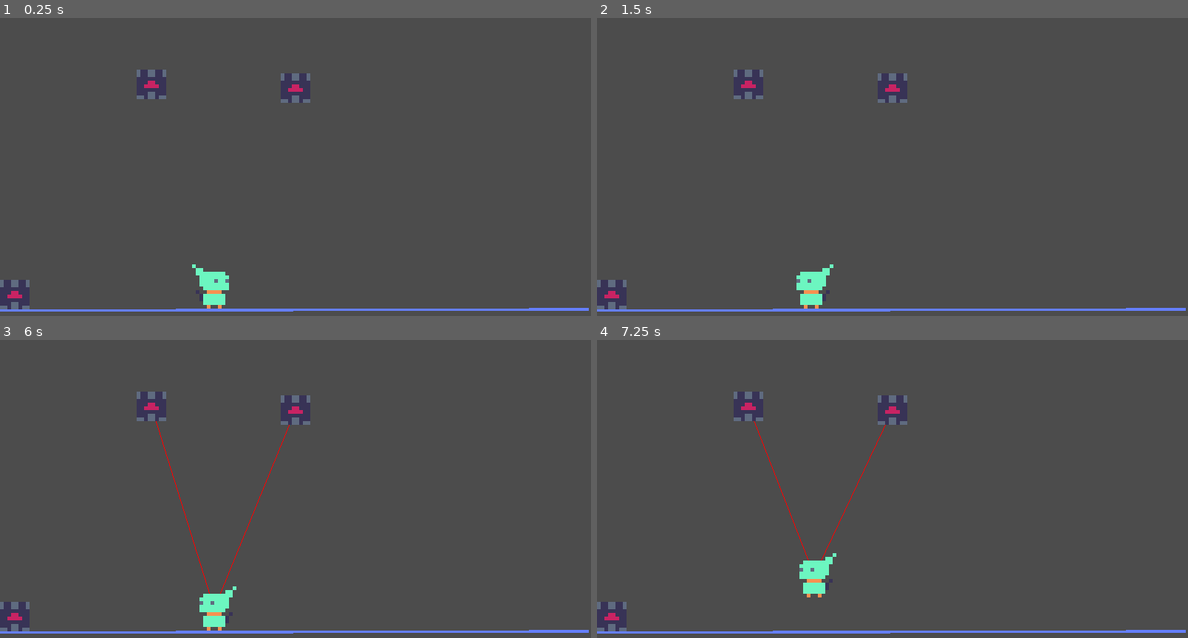
Above: before the commit, frames 1-4 (two rows, left to right).
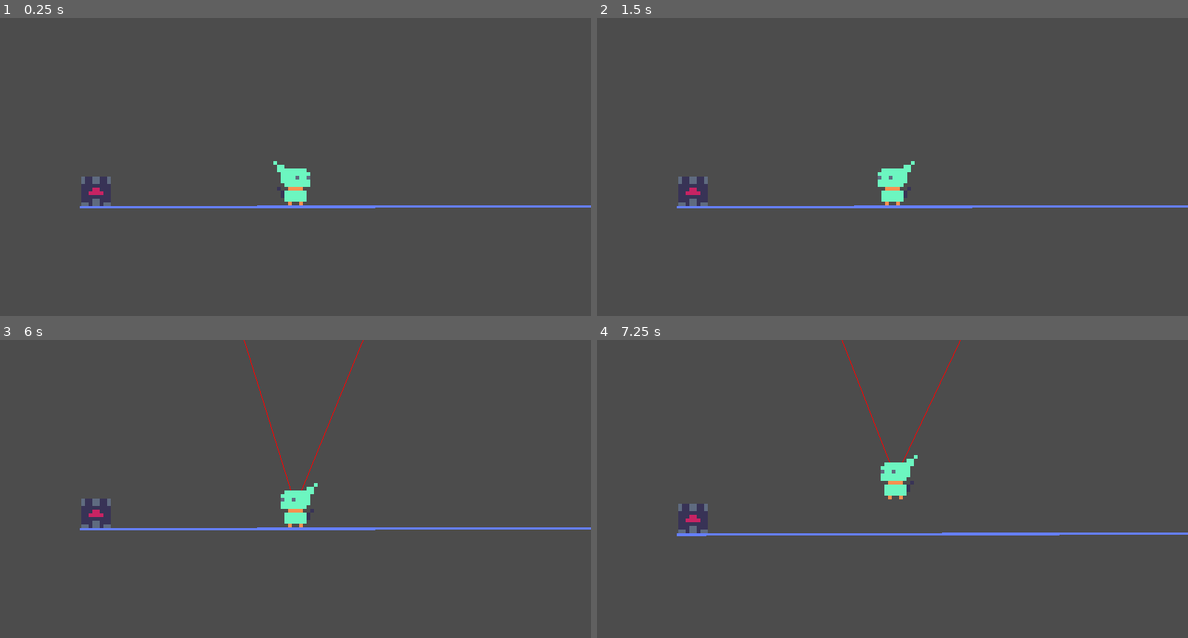
Above: after the commit, the same moments.

Repository: voithos/elfin
Game: Godot game, scene res://scenes/levels/level1.tscn
The game is run twice, just before and just after one commit, with the same random seed, the same clock (stepped at 60 frames per second) and the same inputs.
Inputs (mouse positions are in pixels of both pictures, inside the frame that each line leads up to):
- Up to frame 1 (0.25 s): no input
- Up to frame 2 (1.5 s): tap Enter at 0.5 s; move the mouse to (1022, 167) at 0.52 s; press the mouse at (1022, 167) at 0.53 s; tap Space at 0.77, 1.25 s; move the mouse to (774, 199) at 1.27 s; release the mouse at (774, 199) at 1.28 s; right-click (774, 199) at 1.35 s
- Up to frame 3 (6 s): tap Space at 1.52, 2.75, 3.02, 3.77, 4.25, 4.52 s; tap Enter at 2, 3.5 s; move the mouse to (354, 432) at 2.02 s; press the mouse at (354, 432) at 2.03 s; move the mouse to (265, 572) at 2.77 s; release the mouse at (265, 572) at 2.78 s; right-click (265, 572) at 2.85 s; move the mouse to (472, 554) at 3.52 s; press the mouse at (472, 554) at 3.53 s; move the mouse to (118, 456) at 4.27 s; release the mouse at (118, 456) at 4.28 s; right-click (118, 456) at 4.35 s; move the mouse to (325, 506) at 5.02 s; press the mouse at (325, 506) at 5.03 s; move the mouse to (206, 423) at 5.77 s; release the mouse at (206, 423) at 5.78 s; right-click (206, 423) at 5.85 s
- Up to frame 4 (7.25 s): tap Space at 6.02, 6.77 s; move the mouse to (1022, 489) at 6.52 s; press the mouse at (1022, 489) at 6.53 s

The runs differ from the first frame. In frame 1, 4.6% of the frame differs, in the area x 0-100%, y 17-99%; in frame 2, 4.6%; in frame 3, 4.8%, in the area x 0-100%, y 0-99%; in frame 4, 4.8%.

Commit message:
Add camera.

Diff:
--- a/scenes/player.gd
+++ b/scenes/player.gd
@@ -6,6 +6,7 @@
 
 onready var sprite = get_node("sprite")
 onready var rays = get_node("rays")
+onready var camera = get_node("camera")
 
 onready var nearby_attractors = []
 
--- a/scenes/player.tscn
+++ b/scenes/player.tscn
@@ -1,15 +1,16 @@
-[gd_scene load_steps=5 format=2]
+[gd_scene load_steps=6 format=2]
 
 [ext_resource path="res://scenes/player.gd" type="Script" id=1]
 [ext_resource path="res://scenes/rays.gd" type="Script" id=2]
 [ext_resource path="res://assets/player.png" type="Texture" id=3]
+[ext_resource path="res://scenes/player_camera.tscn" type="PackedScene" id=4]
 
 [sub_resource type="RectangleShape2D" id=1]
 
 custom_solver_bias = 0.0
 extents = Vector2( 12, 15 )
 
-[node name="player" type="RigidBody2D" index="0"]
+[node name="player" type="RigidBody2D"]
 
 input_pickable = false
 collision_layer = 1
@@ -48,3 +49,5 @@
 position = Vector2( 0, 3 )
 shape = SubResource( 1 )
 _sections_unfolded = [ "Transform" ]
+
+[node name="camera" parent="." index="3" instance=ExtResource( 4 )]
--- /dev/null
+++ b/scenes/player_camera.gd
@@ -0,0 +1,69 @@
+extends Camera2D
+
+# An extended camera that supports shaking.
+# Taken and modified from https://godotengine.org/qa/438/camera2d-screen-shake-extension?show=438#q438
+
+var _shaking = false
+var _duration = 0.0
+var _stopwatch = 0.0
+var _period = 0.0
+var _amplitude = 0.0
+var _shake_trigger_accumulator = 0
+var _previous_x = 0.0
+var _previous_y = 0.0
+var _previous_offset = Vector2(0, 0)
+
+func _ready():
+	add_to_group("camera")
+
+func _process(delta):
+	if not _shaking:
+		return
+
+	_shake_trigger_accumulator += delta
+	# Only shake once per period.
+	# This loop usually only runs once on any given frame, but
+	# in case there's lag, the calculation will run multiple times and stabilize.
+	while _shake_trigger_accumulator >= _period:
+		_shake_trigger_accumulator -= _period
+
+		# Intensity starts at full amplitude and decreases linearly.
+		var intensity = lerp(_amplitude, 0, _stopwatch / _duration)
+
+		# Noise calculation logic from http://jonny.morrill.me/blog/view/14
+		var new_x = rand_range(-1.0, 1.0)
+		var x_component = intensity * (_previous_x + delta * (new_x - _previous_x))
+		var new_y = rand_range(-1.0, 1.0)
+		var y_component = intensity * (_previous_y + delta * (new_y - _previous_y))
+		_previous_x = new_x
+		_previous_y = new_y
+
+		# Track how much we've moved the offset, so that we don't interfere with
+		# other offset effects.
+		var new_offset = Vector2(x_component, y_component)
+		offset = offset - _previous_offset + new_offset
+		_previous_offset = new_offset
+
+	_stopwatch += delta
+	if _stopwatch > _duration:
+		# Clear our offset once shaking is done.
+		offset = offset - _previous_offset
+		_shaking = false
+
+# Begin the screenshake effect.
+#   duration: The amount of time to shake for, in seconds.
+#   frequency: The shake frequency (per second).
+#   amplitude: How heavily to shake.
+func shake(duration, frequency, amplitude):
+	_shaking = true
+	_duration = duration
+	_stopwatch = 0.0
+	_period = 1.0 / frequency
+	_amplitude = amplitude
+	_previous_x = rand_range(-1.0, 1.0)
+	_previous_y = rand_range(-1.0, 1.0)
+
+	# Clear the offset by subtracting our previous offset so that we don't interfere with
+	# other effects that may be ongoing.
+	offset = offset - _previous_offset
+	_previous_offset = Vector2(0, 0)
--- /dev/null
+++ b/scenes/player_camera.tscn
@@ -0,0 +1,30 @@
+[gd_scene load_steps=2 format=2]
+
+[ext_resource path="res://scenes/player_camera.gd" type="Script" id=1]
+
+[node name="player_camera" type="Camera2D" index="0"]
+
+anchor_mode = 1
+rotating = false
+current = true
+zoom = Vector2( 1, 1 )
+limit_left = -10000000
+limit_top = -10000000
+limit_right = 10000000
+limit_bottom = 10000000
+limit_smoothed = false
+drag_margin_h_enabled = true
+drag_margin_v_enabled = true
+smoothing_enabled = true
+smoothing_speed = 5.0
+offset_v = 0.0
+offset_h = 0.0
+drag_margin_left = 0.1
+drag_margin_top = 0.1
+drag_margin_right = 0.1
+drag_margin_bottom = 0.1
+editor_draw_screen = true
+editor_draw_limits = false
+editor_draw_drag_margin = false
+script = ExtResource( 1 )
+_sections_unfolded = [ "Drag Margin" ]
Not shown, changed: TODO.md
